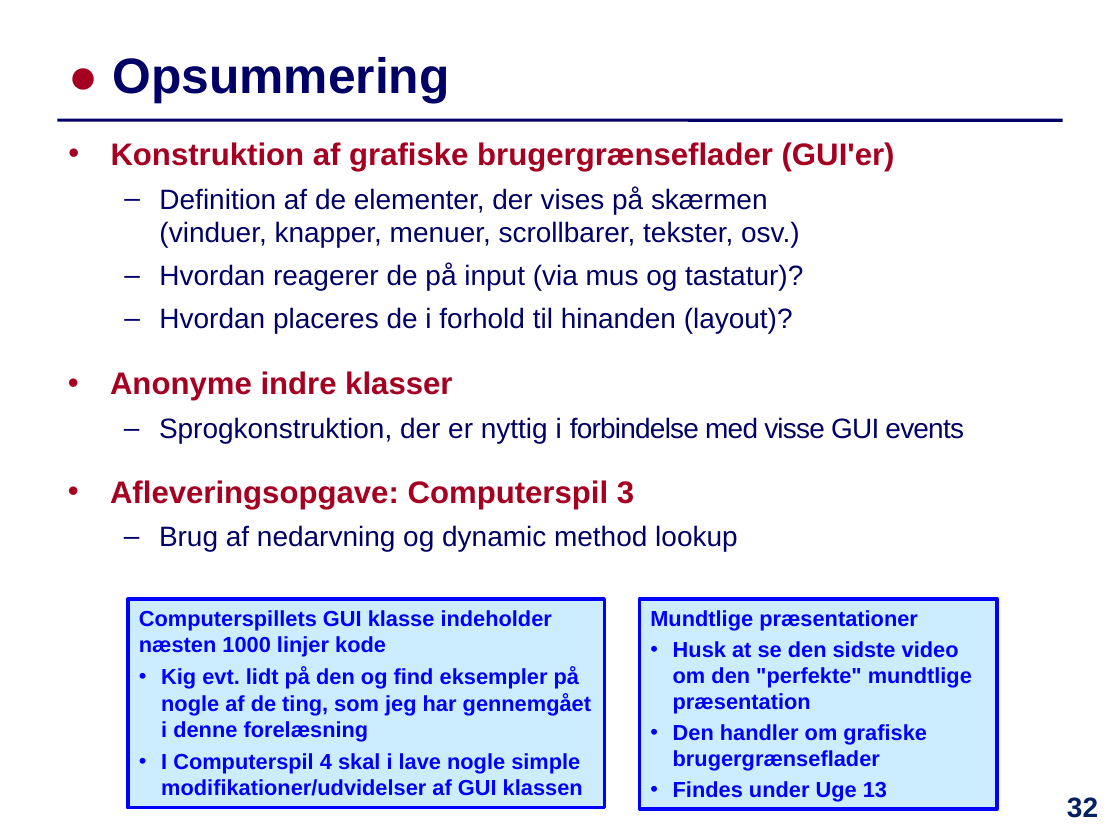
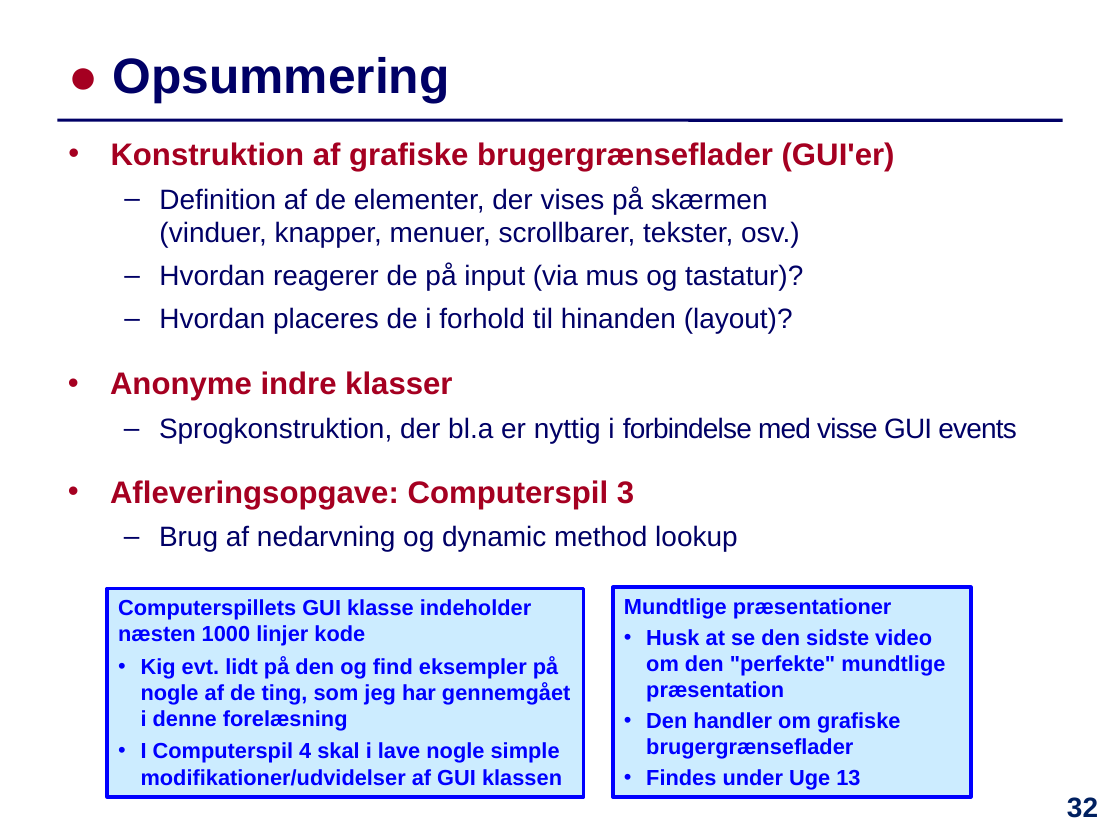
Before and after one commit to IntProgAU/Materiale, a slide deck: slide 32 of web/e23/uge_13/Slides-Uge13.pptx. Drawn at 1120x840 pixels with LibreOffice and Linux fonts; fonts in the diff are those of the drawing. Boxes give left, top, right and bottom in pixels: in the first picture for what was removed or moved away, otherwise in the second. Text is boxed around its words. In the diff, an @@ line names an element or a change of style, - is before the commit and + after.

```diff
--- a/web/e23/uge_13/Slides-Uge13.pptx
+++ b/web/e23/uge_13/Slides-Uge13.pptx
@@ text at box(159, 417, 1017, 443): text changed @@
-  – Sprogkonstruktion, der er nyttig i forbindelse med visse GUI events
+  – Sprogkonstruktion, der bl.a er nyttig i forbindelse med visse GUI events
@@ rectangle "Computerspillets GUI klasse indeholder næsten ...": place and size @@
-rectangle "Computerspillets GUI klasse indeholder næsten ..." at box(128, 599, 604, 808)
+rectangle "Computerspillets GUI klasse indeholder næsten ..." at box(108, 588, 584, 796)
@@ rectangle "Mundtlige præsentationer": place and size @@
-rectangle "Mundtlige præsentationer" at box(640, 599, 998, 809)
+rectangle "Mundtlige præsentationer" at box(613, 587, 971, 796)
```
Also in this commit, not shown: 13 other slides changed, 1 other file.
